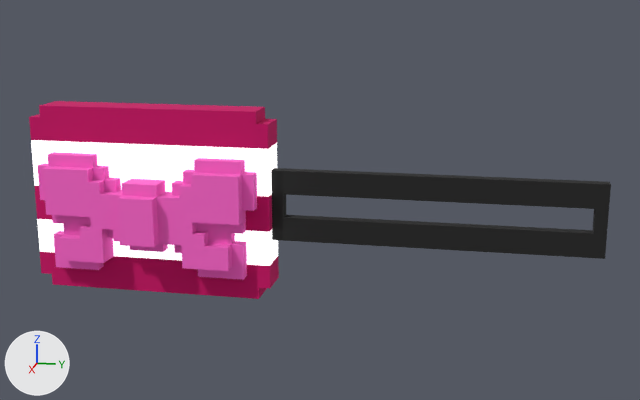
The glTF model public/buildings/smallSign/maidCafeSign.glb as it was, and as the next commit left it.
The view is the same before and after, from a camera (50 mm lens) standing at (9.8, -0.89, 11.92) and looking at (2.72, -2.31, 10.15). Lighting does not change. The marker at lower left points along +X, +Y and +Z. Where no turn or scale is listed for an object, it has been applied to the vertices. Vertices at the same position are counted once.

The first picture shows 'ObjObject'.
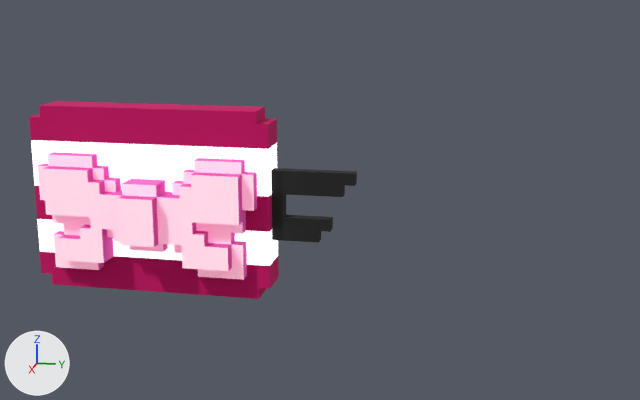
The newer file is also turned or shifted as a whole; pictures and numbers use the older file's frame.

Scene script edits in JSON lines:
```json
{"op": "add", "block": "mat_pink", "code": ["mat_pink = principled_material('pink')", "mat_pink.base_color = (1.0, 1.0, 1.0)  # white #ffffff", "mat_pink.metallic = 1.0", "mat_pink.roughness = 1.0", "mat_pink.emission_color = (0.44, 0.0404, 0.165)  # pink #b13971", "mat_pink.emission_strength = 1.0"]}
{"block": "me_objobject", "where": "# used by ob_objobject; location = (0.0, 0.0, 0.0)"}
{"op": "remove", "block": "me_objobject", "code": "me_objobject.from_pydata(...)  # 375 vertices, 750 faces; spans x 2.3..3.2, y -4.8..0.0, z 9.3..10.9"}
{"op": "add", "block": "me_objobject", "code": "me_objobject.from_pydata(...)  # 383 vertices, 762 faces; spans x 2.3..3.2, y -4.8..-2.0, z 9.3..10.9"}
{"block": "me_objobject", "change": "me_objobject part 1"}
{"block": "me_objobject", "change": "8 vertices are removed from x 2.7..2.8, y -0.1..0.0, z 9.8..10.4"}
{"block": "me_objobject", "change": "28 faces are deleted"}
{"block": "me_objobject", "change": "5 vertices are added at (2.7, -2.2, 9.9), (2.7, -2.1, 10.3), (2.7, -2.1, 10.2), (2.7, -2.0, 10.3), (2.7, -2.0, 10.4)"}
{"block": "me_objobject", "change": "6 new vertices lie (0.0, 0.4, 0.0) away from vertices in x 2.7..2.8, y -2.7..-2.6, z 9.8..10.0"}
{"block": "me_objobject", "change": "5 new vertices lie (0.1, 0.0, 0.0) away from vertices in x 2.7, y -2.2..-2.0, z 9.9..10.4"}
{"block": "me_objobject", "change": "40 new faces join them, mat_palette (picture img_maid_cafe_sign)"}
{"block": "me_objobject", "change": "me_objobject part 2: 150 faces spanning x 2.3..3.2, y -4.7..-2.8, z 9.5..10.5 switch from mat_palette (picture img_maid_cafe_sign) to mat_pink (white #ffffff)"}
```

Changed parts and their boxes [x1, y1, x2, y2] in the pictures (640 x 400 px; the box of a moved part takes in the faces that stretch with it):
```json
{"object": "ObjObject", "change": "reshaped", "before": [29, 101, 611, 299], "after": [29, 101, 357, 299], "on screen": "44% narrower"}
{"part": 1, "of": "me_objobject", "change": "moved or reshaped", "before": [271, 168, 611, 259], "after": [271, 168, 357, 243]}
{"part": 2, "of": "me_objobject", "change": "recoloured", "before": [38, 155, 254, 280], "after": [38, 155, 254, 280]}
```
